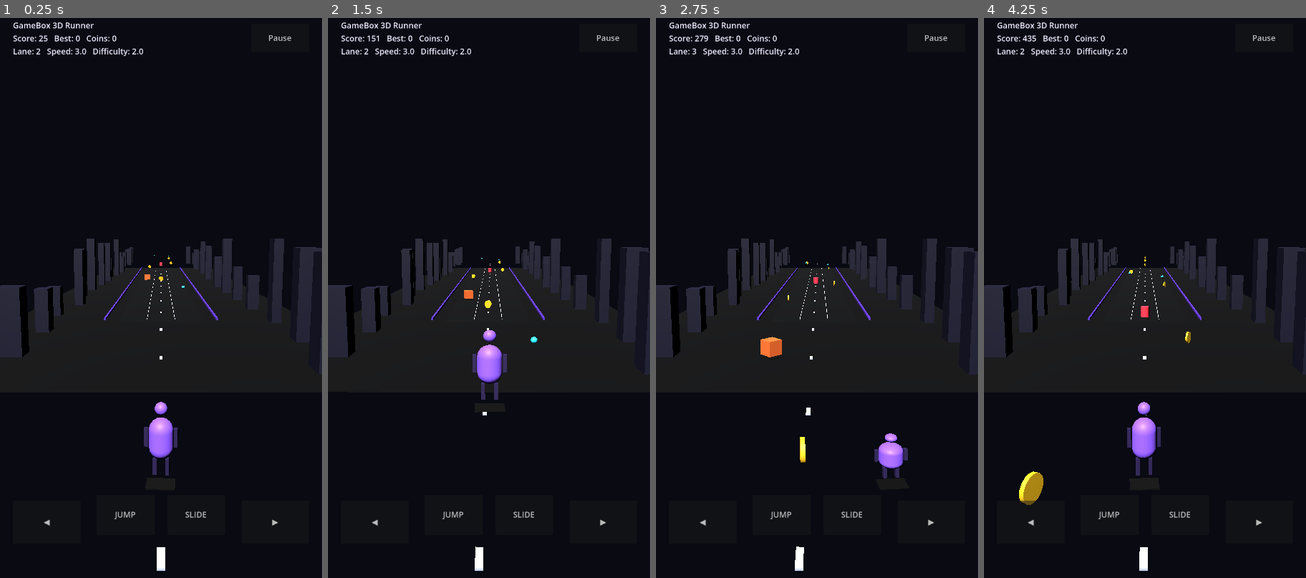
Above: before the commit, frames 1-4 (left to right).
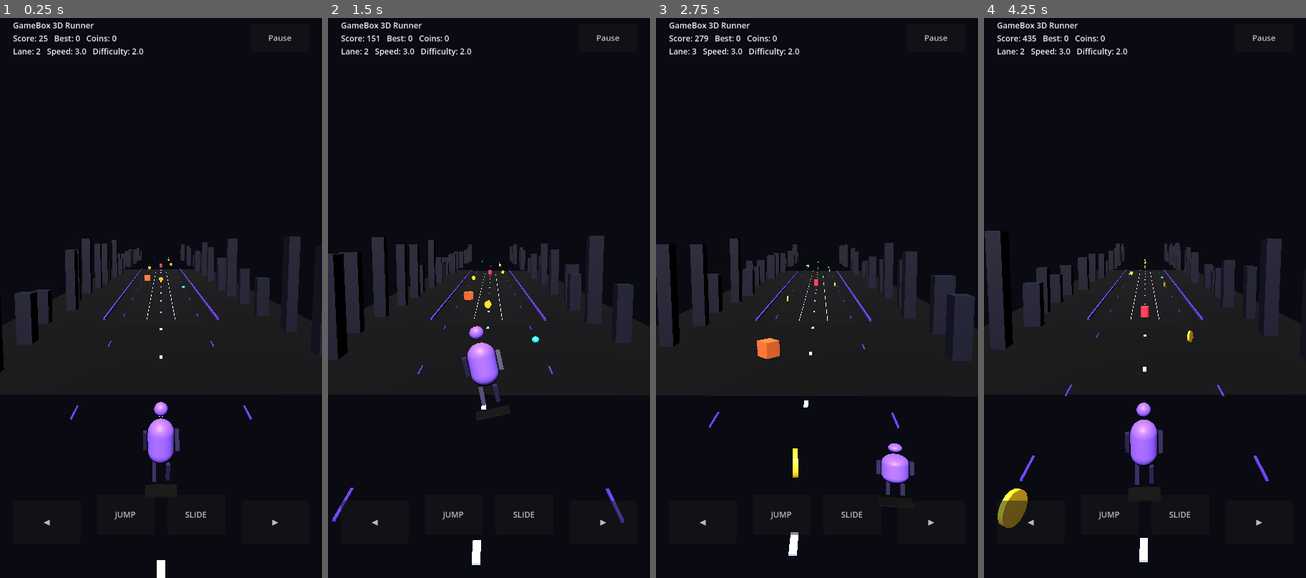
Above: after the commit, the same moments.

Repository: rahul12662006-cloud/GameBox3DRunnerGodot
Game: Godot game, scene res://scenes/Main.tscn
The game is run twice, just before and just after one commit, with the same random seed, the same clock (stepped at 60 frames per second) and the same inputs.
Inputs:
- Up to frame 1 (0.25 s): no input
- Up to frame 2 (1.5 s): hold Right (lane_right) 0.53-1.28 s; hold Shift (slide) 0.53-1.28 s; tap Space (jump) at 0.77 s; hold Left (lane_left) from 1.28 s (still down); tap Shift (slide) at 1.35 s
- Up to frame 3 (2.75 s): tap Space (jump) at 1.52 s; release Left (lane_left) at 2.03 s; hold Right (lane_right) from 2.03 s (still down); hold Shift (slide) from 2.03 s (still down)
- Up to frame 4 (4.25 s): release Shift (slide) at 2.78 s; tap Shift (slide) at 2.85 s; tap Space (jump) at 3.02, 3.77 s; release Right (lane_right) at 3.53 s; hold Left (lane_left) from 3.53 s (still down); hold Shift (slide) from 3.53 s (still down)

The runs differ from the first frame. In frame 1, 5.3% of the frame differs, in the area x 0-100%, y 39-100%; in frame 2, 6.4%, in the area x 0-100%, y 38-99%; in frame 3, 5.8%; in frame 4, 6.4%.

Commit message:
Improve 3D runner motion feel

Diff:
--- a/scripts/Main.gd
+++ b/scripts/Main.gd
@@ -1,7 +1,7 @@
 extends Node3D
 
 # GameBox 3D Runner - Android-safe real 3D prototype.
-# Phase 5A.2: camera, scale, UI and procedural low-poly art pass for a cleaner real-3D runner.
+# Phase 5A.3: runner motion-feel pass with character animation, camera motion and scrolling world cues.
 
 const LANES = [-1.65, 0.0, 1.65]
 const PLAYER_Z = 3.2
@@ -48,6 +48,14 @@
 var is_game_over = false
 var is_paused = false
 var items = []
+var road_dash_nodes = []
+var env_motion_nodes = []
+var player_arm_l
+var player_arm_r
+var player_leg_l
+var player_leg_r
+var run_cycle = 0.0
+var last_lane_index = 1
 
 func _ready():
 	randomize()
@@ -71,6 +79,7 @@
 	update_powerups(delta)
 	update_spawning(delta)
 	update_items(delta)
+	update_world_motion(delta)
 	update_camera(delta)
 	distance_score += delta * game_speed() * 8.0
 	update_hud()
@@ -207,6 +216,7 @@
 	create_environment_props()
 
 func create_road():
+	road_dash_nodes.clear()
 	add_box("GroundPlane", Vector3(0, -0.06, -32), Vector3(18.0, 0.05, 60.0), make_mat(Color(0.012, 0.014, 0.025)), world_root)
 	add_box("Road", Vector3(0, 0, -36), Vector3(5.1, 0.08, 46.0), mats["road"], world_root)
 	add_box("LeftRail", Vector3(-3.35, 0.14, -36), Vector3(0.12, 0.12, 46.0), mats["road_side"], world_root)
@@ -214,9 +224,15 @@
 	for x in [-0.83, 0.83]:
 		add_box("Lane", Vector3(x, 0.13, -36), Vector3(0.028, 0.035, 46.0), mats["lane"], world_root)
 	for z in range(-80, 8, 5):
-		add_box("Dash", Vector3(0, 0.17, float(z)), Vector3(0.12, 0.035, 0.40), mats["lane"], world_root)
+		var dash = add_box("Dash", Vector3(0, 0.17, float(z)), Vector3(0.12, 0.035, 0.40), mats["lane"], world_root)
+		road_dash_nodes.append(dash)
+	for side_x in [-2.25, 2.25]:
+		for z in range(-82, 8, 7):
+			var side_dash = add_box("SpeedDash", Vector3(side_x, 0.18, float(z)), Vector3(0.055, 0.035, 0.80), mats["road_side"], world_root)
+			road_dash_nodes.append(side_dash)
 
 func create_environment_props():
+	env_motion_nodes.clear()
 	var key = map_key()
 	for i in range(26):
 		var z = -78.0 + float(i) * 4.5
@@ -238,27 +254,40 @@
 				create_building(left_x, z)
 				create_building(right_x, z + 2.0)
 
+func create_prop_group(name, x, z):
+	var group = Node3D.new()
+	group.name = name
+	group.position = Vector3(x, 0, z)
+	world_root.add_child(group)
+	env_motion_nodes.append(group)
+	return group
+
 func create_building(x, z):
+	var group = create_prop_group("BuildingGroup", x, z)
 	var h = randf_range(1.6, 5.2)
 	var w = randf_range(0.55, 1.05)
-	add_box("Building", Vector3(x, h * 0.5, z), Vector3(w, h, randf_range(0.65, 1.05)), mats["env_dark"], world_root)
+	add_box("Building", Vector3(0, h * 0.5, 0), Vector3(w, h, randf_range(0.65, 1.05)), mats["env_dark"], group)
 	if randf() > 0.45:
-		add_box("WindowGlow", Vector3(x, h * 0.62, z - 0.56), Vector3(w * 0.42, 0.08, 0.018), mats["road_side"], world_root)
+		add_box("WindowGlow", Vector3(0, h * 0.62, -0.56), Vector3(w * 0.42, 0.08, 0.018), mats["road_side"], group)
 
 func create_tree(x, z):
-	add_cylinder("Trunk", Vector3(x, 0.55, z), 0.16, 1.1, make_mat(Color(0.25, 0.12, 0.05)), world_root)
-	add_sphere("Leaves", Vector3(x, 1.35, z), Vector3(0.75, 0.62, 0.75), mats["env_green"], world_root)
+	var group = create_prop_group("TreeGroup", x, z)
+	add_cylinder("Trunk", Vector3(0, 0.55, 0), 0.16, 1.1, make_mat(Color(0.25, 0.12, 0.05)), group)
+	add_sphere("Leaves", Vector3(0, 1.35, 0), Vector3(0.75, 0.62, 0.75), mats["env_green"], group)
 
 func create_pillar(x, z):
-	add_cylinder("Pillar", Vector3(x, 1.1, z), 0.32, 2.2, mats["env_desert"], world_root)
+	var group = create_prop_group("PillarGroup", x, z)
+	add_cylinder("Pillar", Vector3(0, 1.1, 0), 0.32, 2.2, mats["env_desert"], group)
 
 func create_rock(x, z, mat):
-	add_sphere("Rock", Vector3(x, 0.35, z), Vector3(randf_range(0.55, 1.0), 0.35, randf_range(0.55, 1.0)), mat, world_root)
+	var group = create_prop_group("RockGroup", x, z)
+	add_sphere("Rock", Vector3(0, 0.35, 0), Vector3(randf_range(0.55, 1.0), 0.35, randf_range(0.55, 1.0)), mat, group)
 
 func create_neon_gate(z):
-	add_box("NeonL", Vector3(-5.0, 1.5, z), Vector3(0.08, 1.6, 0.08), mats["env_cyber"], world_root)
-	add_box("NeonR", Vector3(5.0, 1.5, z), Vector3(0.08, 1.6, 0.08), mats["env_cyber"], world_root)
-	add_box("NeonT", Vector3(0, 3.1, z), Vector3(5.1, 0.08, 0.08), mats["env_cyber"], world_root)
+	var group = create_prop_group("NeonGateGroup", 0, z)
+	add_box("NeonL", Vector3(-5.0, 1.5, 0), Vector3(0.08, 1.6, 0.08), mats["env_cyber"], group)
+	add_box("NeonR", Vector3(5.0, 1.5, 0), Vector3(0.08, 1.6, 0.08), mats["env_cyber"], group)
+	add_box("NeonT", Vector3(0, 3.1, 0), Vector3(5.1, 0.08, 0.08), mats["env_cyber"], group)
 
 func create_player():
 	player_root = Node3D.new()
@@ -271,10 +300,10 @@
 	add_capsule("Body", Vector3(0, 0.40, 0), 0.23, 0.78, mats["player"], player_body)
 	add_sphere("Head", Vector3(0, 0.98, 0), Vector3(0.24, 0.24, 0.24), mats["player"], player_body)
 	add_box("Chest", Vector3(0, 0.37, -0.05), Vector3(0.32, 0.32, 0.08), mats["player_dark"], player_body)
-	add_box("ArmL", Vector3(-0.28, 0.42, 0), Vector3(0.07, 0.36, 0.07), mats["player_dark"], player_body)
-	add_box("ArmR", Vector3(0.28, 0.42, 0), Vector3(0.07, 0.36, 0.07), mats["player_dark"], player_body)
-	add_box("LegL", Vector3(-0.12, -0.16, 0), Vector3(0.07, 0.32, 0.08), mats["player_dark"], player_body)
-	add_box("LegR", Vector3(0.12, -0.16, 0), Vector3(0.07, 0.32, 0.08), mats["player_dark"], player_body)
+	player_arm_l = add_box("ArmL", Vector3(-0.28, 0.42, 0), Vector3(0.07, 0.36, 0.07), mats["player_dark"], player_body)
+	player_arm_r = add_box("ArmR", Vector3(0.28, 0.42, 0), Vector3(0.07, 0.36, 0.07), mats["player_dark"], player_body)
+	player_leg_l = add_box("LegL", Vector3(-0.12, -0.16, 0), Vector3(0.07, 0.32, 0.08), mats["player_dark"], player_body)
+	player_leg_r = add_box("LegR", Vector3(0.12, -0.16, 0), Vector3(0.07, 0.32, 0.08), mats["player_dark"], player_body)
 
 func create_camera():
 	camera = Camera3D.new()
@@ -357,6 +386,8 @@
 			item.node.queue_free()
 	items.clear()
 	lane_index = 1
+	last_lane_index = 1
+	run_cycle = 0.0
 	player_y = BASE_Y
 	vertical_velocity = 0.0
 	on_ground = true
@@ -382,7 +413,15 @@
 
 func update_player(delta):
 	var target_x = LANES[lane_index]
+	var before_x = player_root.position.x
 	player_root.position.x = lerp(player_root.position.x, target_x, min(delta * 11.0, 1.0))
+	var lane_velocity = (player_root.position.x - before_x) / max(delta, 0.001)
+
+	if on_ground and slide_timer <= 0.0:
+		run_cycle += delta * game_speed() * 2.8
+	else:
+		run_cycle += delta * game_speed() * 1.25
+
 	if not on_ground:
 		vertical_velocity -= 18.0 * delta
 		player_y += vertical_velocity * delta
@@ -391,15 +430,37 @@
 			vertical_velocity = 0.0
 			on_ground = true
 	player_root.position.y = player_y
+
+	var run_bob = 0.0
+	if on_ground and slide_timer <= 0.0:
+		run_bob = abs(sin(run_cycle)) * 0.075
+	player_root.position.z = PLAYER_Z + sin(run_cycle * 0.55) * 0.035
+
 	if slide_timer > 0.0:
 		slide_timer -= delta
 		player_body.scale.y = lerp(player_body.scale.y, 0.58, min(delta * 16.0, 1.0))
 		player_body.position.y = lerp(player_body.position.y, -0.18, min(delta * 16.0, 1.0))
 	else:
 		player_body.scale.y = lerp(player_body.scale.y, 1.0, min(delta * 14.0, 1.0))
-		player_body.position.y = lerp(player_body.position.y, 0.0, min(delta * 14.0, 1.0))
-	player_body.rotation_degrees.y = sin(Time.get_ticks_msec() * 0.009) * 5.0
-	player_body.rotation_degrees.x = -4.0 if slide_timer > 0.0 else 0.0
+		player_body.position.y = lerp(player_body.position.y, run_bob, min(delta * 14.0, 1.0))
+
+	var lane_lean = clamp(-lane_velocity * 5.0, -16.0, 16.0)
+	player_body.rotation_degrees.z = lerp(player_body.rotation_degrees.z, lane_lean, min(delta * 8.0, 1.0))
+	player_body.rotation_degrees.y = sin(run_cycle * 0.8) * 3.5
+	player_body.rotation_degrees.x = lerp(player_body.rotation_degrees.x, -13.0 if slide_timer > 0.0 else 0.0, min(delta * 9.0, 1.0))
+	animate_runner_limbs(delta)
+
+func animate_runner_limbs(delta):
+	if player_arm_l == null or player_leg_l == null:
+		return
+	var swing = sin(run_cycle)
+	var swing_back = sin(run_cycle + PI)
+	var arm_amount = 34.0 if slide_timer <= 0.0 else 10.0
+	var leg_amount = 28.0 if slide_timer <= 0.0 else 8.0
+	player_arm_l.rotation_degrees.x = lerp(player_arm_l.rotation_degrees.x, swing * arm_amount, min(delta * 12.0, 1.0))
+	player_arm_r.rotation_degrees.x = lerp(player_arm_r.rotation_degrees.x, swing_back * arm_amount, min(delta * 12.0, 1.0))
+	player_leg_l.rotation_degrees.x = lerp(player_leg_l.rotation_degrees.x, swing_back * leg_amount, min(delta * 12.0, 1.0))
+	player_leg_r.rotation_degrees.x = lerp(player_leg_r.rotation_degrees.x, swing * leg_amount, min(delta * 12.0, 1.0))
 
 func update_powerups(delta):
 	shield_timer = max(0.0, shield_timer - delta)
@@ -433,9 +494,26 @@
 		if is_instance_valid(item.node):
 			item.node.queue_free()
 
+func update_world_motion(delta):
+	var move = game_speed() * delta
+	for dash in road_dash_nodes:
+		if is_instance_valid(dash):
+			dash.position.z += move * 1.55
+			if dash.position.z > 7.5:
+				dash.position.z -= 88.0
+	for prop in env_motion_nodes:
+		if is_instance_valid(prop):
+			prop.position.z += move * 0.72
+			if prop.position.z > 9.0:
+				prop.position.z -= 118.0
+
 func update_camera(delta):
-	camera.position.x = lerp(camera.position.x, player_root.position.x * 0.18, min(delta * 4.0, 1.0))
-	camera.look_at(Vector3(player_root.position.x * 0.10, 0.90, -20.0), Vector3.UP)
+	var speed_push = clamp((game_speed() - 9.0) * 0.035, 0.0, 0.32)
+	var bob = sin(run_cycle * 0.55) * 0.045
+	var target_pos = Vector3(player_root.position.x * 0.24, 4.45 + bob, 9.45 - speed_push)
+	camera.position = camera.position.lerp(target_pos, min(delta * 4.8, 1.0))
+	camera.fov = lerp(camera.fov, 72.0 + speed_push * 10.0, min(delta * 2.5, 1.0))
+	camera.look_at(Vector3(player_root.position.x * 0.10, 1.15 + bob, -18.5), Vector3.UP)
 
 func update_hud():
 	var score = int(distance_score)
Not shown, changed: README.md
